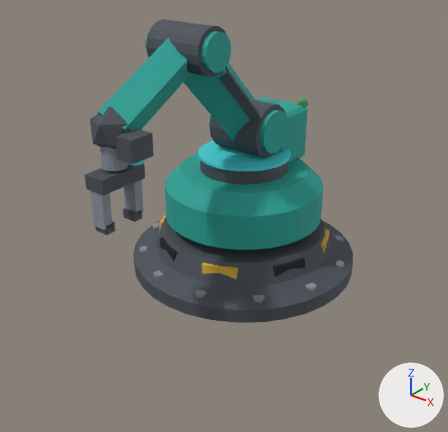
What one commit did to the glTF model export/unity/bras_t3.glb.
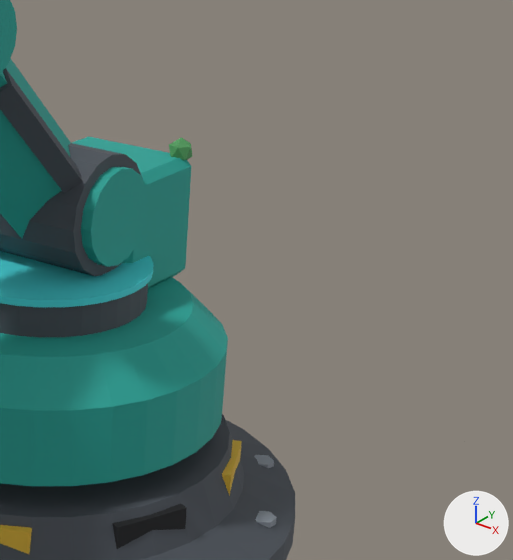
Each version appears first whole from a camera (50 mm lens) standing at (1.368, -1.837, 1.312) and looking at (0.011, -0.141, 0.26), and next in a close-up on the part from 50% to 100% of the width and 9% to 65% of the height. The lights are fixed; the arrows at lower right show +X, +Y and +Z. The last two pictures show the newer version. Vertices at exactly the same position are counted once.

Before the edit, the objects in view are built like this:
```python
me_socle_acier_017 = bpy.data.meshes.new('socle_acier.017')
me_socle_acier_017.from_pydata(...)  # 144 vertices, 240 faces; spans x -0.413..0.413, y -0.416..0.416, z 0.055..0.079
me_socle_acier_017.materials.append(mat_acier)  # grey #8a929c
me_socle_noir_017 = bpy.data.meshes.new('socle_noir.017')
me_socle_noir_017.from_pydata(...)  # 32 vertices, 48 faces; spans x -0.344..0.344, y -0.344..0.344, z 0.11..0.157
me_socle_noir_017.materials.append(mat_noir)  # black #18191c
me_tourelle_corps_011 = bpy.data.meshes.new('tourelle_corps.011')
me_tourelle_corps_011.from_pydata(...)  # 96 vertices, 188 faces; spans x -0.314..0.314, y -0.314..0.314, z 0.22..0.416
me_tourelle_corps_011.materials.append(mat_bras_t3)  # cyan #22a397
ob_socle_acier_006 = bpy.data.objects.new('socle_acier.006', me_socle_acier_017)
ob_socle_acier_006.location = (0.0, 0.0, 0.0)
ob_socle_noir_006 = bpy.data.objects.new('socle_noir.006', me_socle_noir_017)
ob_socle_noir_006.location = (0.0, 0.0, 0.0)
ob_tourelle_corps_004 = bpy.data.objects.new('tourelle_corps.004', me_tourelle_corps_011)
ob_tourelle_corps_004.location = (0.0, 0.0, 0.0)
# also in view: 'socle_jaune.004' at (0.0, 0.0, 0.133); 'tourelle_bras_t3.002' at (0.0, -0.208, 0.7); 'tourelle_cyan.002' at (0.0, -0.251, 0.476); 'socle_embase.004' at (0.0, 0.0, 0.086); 'tourelle_acier_sombre.006' at (0.0, -0.231, 0.71)
```
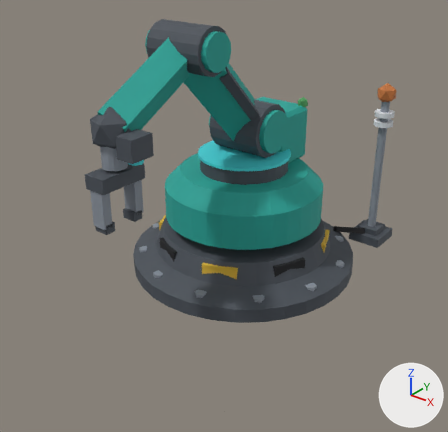
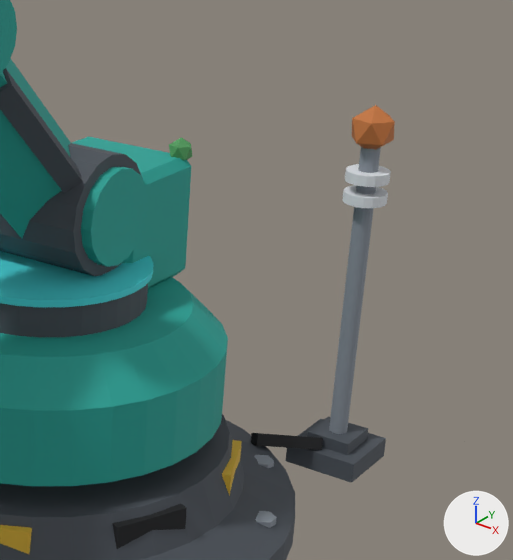
The change, as a diff of the scene's bpy script:
```diff
--- a/export/unity/bras_t3.glb.py
+++ b/export/unity/bras_t3.glb.py
@@ mat_cuivre @@
+mat_cuivre = principled_material('cuivre')
+mat_cuivre.base_color = (0.552, 0.175, 0.0437)  # orange #c4743b
+mat_cuivre.roughness = 0.75
@@ mat_blanc @@
+mat_blanc = principled_material('blanc')
+mat_blanc.base_color = (0.738, 0.768, 0.807)  # white #dfe3e8
+mat_blanc.roughness = 0.75
@@ me_socle_acier_017 @@
 # used by ob_socle_acier_006; location = (0.0, 0.0, 0.0)
-me_socle_acier_017.from_pydata(...)  # 144 vertices, 240 faces; spans x -0.413..0.413, y -0.416..0.416, z 0.055..0.079
+me_socle_acier_017.from_pydata(...)  # 176 vertices, 300 faces; spans x -0.413..0.413, y -0.416..0.535, z 0.055..0.628
+# me_socle_acier_017 part 1: a new loose piece, a 16-sided cylinder along z spanning x 0.312..0.347, y 0.501..0.535, z 0.063..0.628, in mat_acier (grey #8a929c)
 me_socle_acier_017.materials.append(mat_acier)
@@ me_socle_noir_017 @@
 # used by ob_socle_noir_006; location = (0.0, 0.0, 0.0)
-me_socle_noir_017.from_pydata(...)  # 32 vertices, 48 faces; spans x -0.344..0.344, y -0.344..0.344, z 0.11..0.157
+me_socle_noir_017.from_pydata(...)  # 40 vertices, 60 faces; spans x -0.344..0.344, y -0.344..0.481, z 0.032..0.157
+# me_socle_noir_017 part 2
+# 8 vertices are added at x 0.223..0.326, y 0.344..0.481, z 0.032..0.094
+# 12 new faces join them
 me_socle_noir_017.materials.append(mat_noir)
@@ me_socle_cuivre_015 @@
+me_socle_cuivre_015.from_pydata(...)  # an icosphere of 20 faces spanning x 0.2911..0.3683, y 0.4814..0.5548, z 0.6162..0.7026
+me_socle_cuivre_015.materials.append(mat_cuivre)  # orange #c4743b
@@ me_socle_blanc_015 @@
+me_socle_blanc_015.from_pydata(...)  # a 16-sided cylinder along z spanning x 0.2904..0.369, y 0.4789..0.5574, z 0.526..0.5456; a 16-sided cylinder along z spanning x 0.2904..0.369, y 0.4789..0.5574, z 0.5652..0.5848
+me_socle_blanc_015.materials.append(mat_blanc)  # white #dfe3e8
@@ me_socle_acier_sombre_021 @@
+me_socle_acier_sombre_021.from_pydata(...)  # a box spanning x 0.259..0.4004, y 0.4475..0.5888, z 0.0..0.0392; a box spanning x 0.2865..0.3729, y 0.4749..0.5613, z 0.0392..0.0628
+me_socle_acier_sombre_021.materials.append(mat_acier_sombre)  # dark grey #4a5058
@@ ob_socle_cuivre_004 @@
+ob_socle_cuivre_004 = bpy.data.objects.new('socle_cuivre.004', me_socle_cuivre_015)
+ob_socle_cuivre_004.location = (0.0, 0.0, 0.0)
@@ ob_socle_blanc_004 @@
+ob_socle_blanc_004 = bpy.data.objects.new('socle_blanc.004', me_socle_blanc_015)
+ob_socle_blanc_004.location = (0.0, 0.0, 0.0)
@@ ob_socle_acier_sombre_006 @@
+ob_socle_acier_sombre_006 = bpy.data.objects.new('socle_acier_sombre.006', me_socle_acier_sombre_021)
+ob_socle_acier_sombre_006.location = (0.0, 0.0, 0.0)
```

Location of each change, [x1, y1, x2, y2] in pixels of the close-ups (513 x 560 px):
'socle_acier.006', reshaped
    before: [254, 455, 277, 528]
    after: [254, 147, 381, 528]
'socle_acier_sombre.006', added
    after: [286, 416, 386, 483]
'socle_noir.006', reshaped
    before: [112, 504, 187, 549]
    after: [112, 433, 323, 549]
'socle_blanc.004', added
    after: [342, 164, 391, 208]
'socle_cuivre.004', added (orange)
    after: [352, 105, 395, 150]
part 1 of me_socle_acier_017, added
    after: [329, 147, 381, 434]
part 2 of me_socle_noir_017, added (black)
    after: [251, 433, 323, 450]
